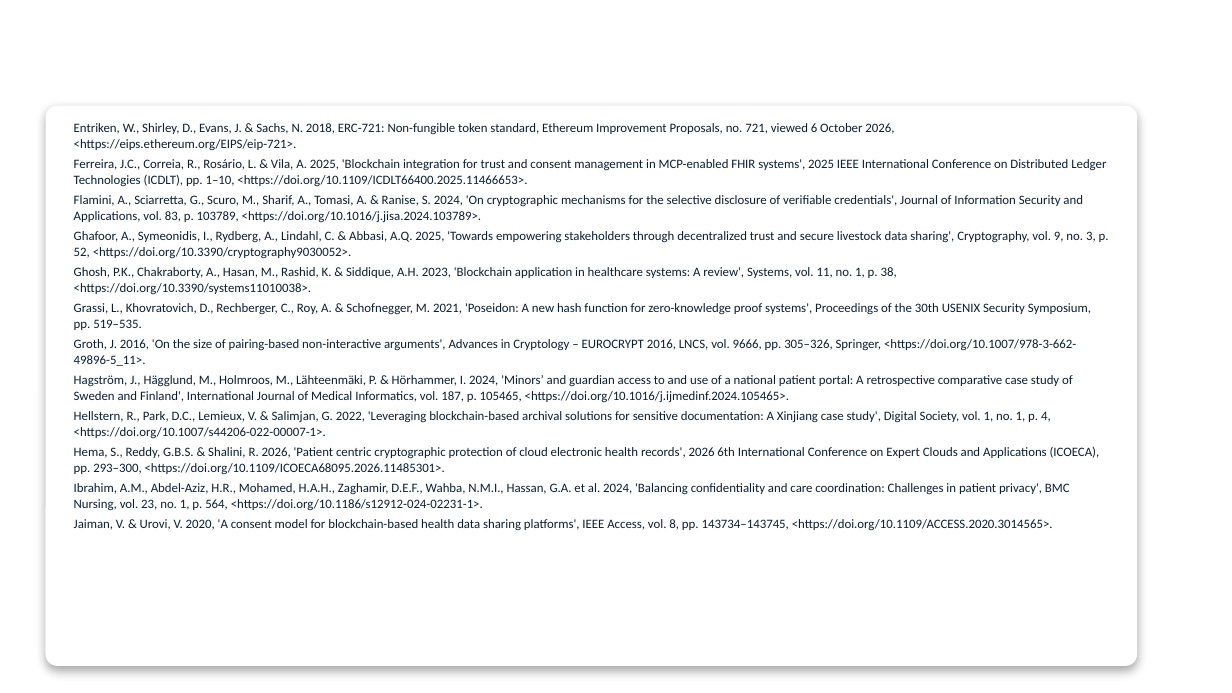
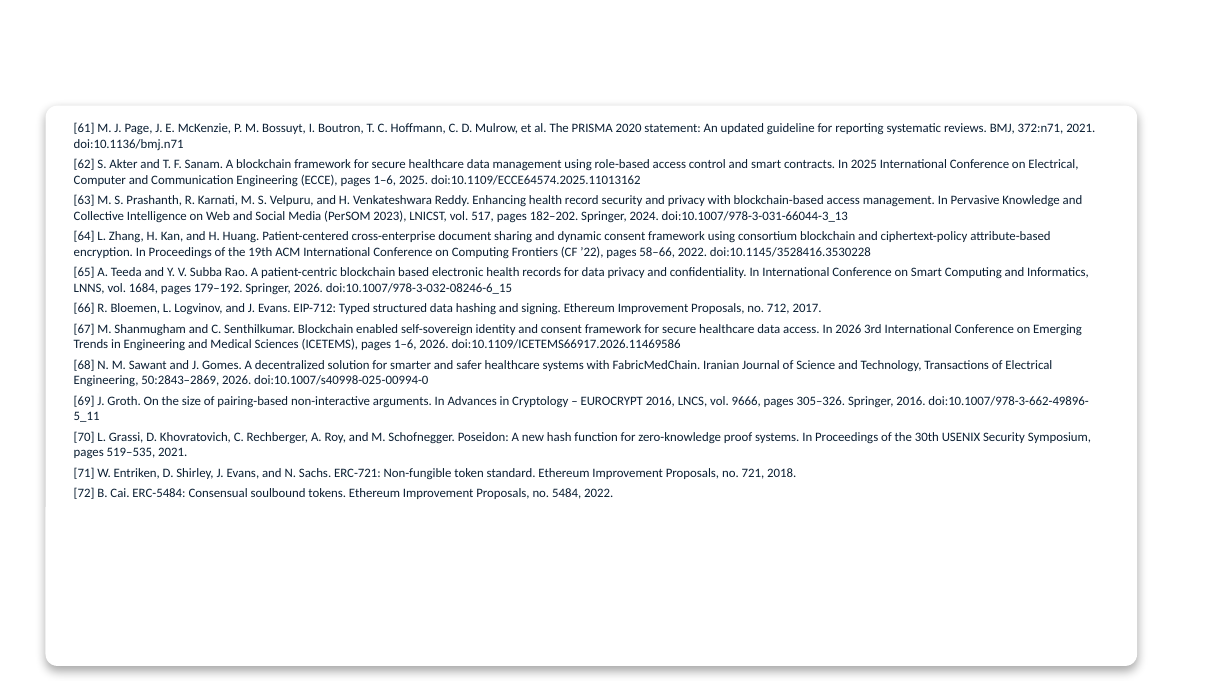
Before and after one commit to yasir12345678900/HealthRWA-Sepolia-Personal-try, a slide deck: slide 45 of docs/Yasir_Candidature_Reassessment_Slides_Simple.pptx (slide 41 before the commit). Drawn at 1232x693 pixels with LibreOffice and Linux fonts; fonts in the diff are those of the drawing; background and template pictures are left out. Boxes give left, top, right and bottom in pixels: in the first picture for what was removed or moved away, otherwise in the second. Text is boxed around its words. In the diff, an @@ line names an element or a change of style, - is before the commit and + after.

```diff
--- a/docs/Yasir_Candidature_Reassessment_Slides_Simple.pptx
+++ b/docs/Yasir_Candidature_Reassessment_Slides_Simple.pptx
@@ text at [74,122,1095,499]: text changed @@
-Entriken, W., Shirley, D., Evans, J. & Sachs, N. 2018, ERC-721: Non-fungible token standard, Ethereum Improvement Proposals, no. 721, viewed 6 October 2026, <https://eips.ethereum.org/EIPS/eip-721>.
-Ferreira, J.C., Correia, R., Rosário, L. & Vila, A. 2025, 'Blockchain integration for trust and consent management in MCP-enabled FHIR systems', 2025 IEEE International Conference on Distributed Ledger Technologies (ICDLT), pp. 1–10, <https://doi.org/10.1109/ICDLT66400.2025.11466653>.
-Flamini, A., Sciarretta, G., Scuro, M., Sharif, A., Tomasi, A. & Ranise, S. 2024, 'On cryptographic mechanisms for the selective disclosure of verifiable credentials', Journal of Information Security and Applications, vol. 83, p. 103789, <https://doi.org/10.1016/j.jisa.2024.103789>.
-Ghafoor, A., Symeonidis, I., Rydberg, A., Lindahl, C. & Abbasi, A.Q. 2025, 'Towards empowering stakeholders through decentralized trust and secure livestock data sharing', Cryptography, vol. 9, no. 3, p. 52, <https://doi.org/10.3390/cryptography9030052>.
-Ghosh, P.K., Chakraborty, A., Hasan, M., Rashid, K. & Siddique, A.H. 2023, 'Blockchain application in healthcare systems: A review', Systems, vol. 11, no. 1, p. 38, <https://doi.org/10.3390/systems11010038>.
-Grassi, L., Khovratovich, D., Rechberger, C., Roy, A. & Schofnegger, M. 2021, 'Poseidon: A new hash function for zero-knowledge proof systems', Proceedings of the 30th USENIX Security Symposium, pp. 519–535.
-Groth, J. 2016, 'On the size of pairing-based non-interactive arguments', Advances in Cryptology – EUROCRYPT 2016, LNCS, vol. 9666, pp. 305–326, Springer, <https://doi.org/10.1007/978-3-662-49896-5_11>.
-Hagström, J., Hägglund, M., Holmroos, M., Lähteenmäki, P. & Hörhammer, I. 2024, 'Minors’ and guardian access to and use of a national patient portal: A retrospective comparative case study of Sweden and Finland', International Journal of Medical Informatics, vol. 187, p. 105465, <https://doi.org/10.1016/j.ijmedinf.2024.105465>.
-Hellstern, R., Park, D.C., Lemieux, V. & Salimjan, G. 2022, 'Leveraging blockchain-based archival solutions for sensitive documentation: A Xinjiang case study', Digital Society, vol. 1, no. 1, p. 4, <https://doi.org/10.1007/s44206-022-00007-1>.
-Hema, S., Reddy, G.B.S. & Shalini, R. 2026, 'Patient centric cryptographic protection of cloud electronic health records', 2026 6th International Conference on Expert Clouds and Applications (ICOECA), pp. 293–300, <https://doi.org/10.1109/ICOECA68095.2026.11485301>.
-Ibrahim, A.M., Abdel-Aziz, H.R., Mohamed, H.A.H., Zaghamir, D.E.F., Wahba, N.M.I., Hassan, G.A. et al. 2024, 'Balancing confidentiality and care coordination: Challenges in patient privacy', BMC Nursing, vol. 23, no. 1, p. 564, <https://doi.org/10.1186/s12912-024-02231-1>.
-Jaiman, V. & Urovi, V. 2020, 'A consent model for blockchain-based health data sharing platforms', IEEE Access, vol. 8, pp. 143734–143745, <https://doi.org/10.1109/ACCESS.2020.3014565>.
+[61] M. J. Page, J. E. McKenzie, P. M. Bossuyt, I. Boutron, T. C. Hoffmann, C. D. Mulrow, et al. The PRISMA 2020 statement: An updated guideline for reporting systematic reviews. BMJ, 372:n71, 2021. doi:10.1136/bmj.n71
+[62] S. Akter and T. F. Sanam. A blockchain framework for secure healthcare data management using role-based access control and smart contracts. In 2025 International Conference on Electrical, Computer and Communication Engineering (ECCE), pages 1–6, 2025. doi:10.1109/ECCE64574.2025.11013162
+[63] M. S. Prashanth, R. Karnati, M. S. Velpuru, and H. Venkateshwara Reddy. Enhancing health record security and privacy with blockchain-based access management. In Pervasive Knowledge and Collective Intelligence on Web and Social Media (PerSOM 2023), LNICST, vol. 517, pages 182–202. Springer, 2024. doi:10.1007/978-3-031-66044-3_13
+[64] L. Zhang, H. Kan, and H. Huang. Patient-centered cross-enterprise document sharing and dynamic consent framework using consortium blockchain and ciphertext-policy attribute-based encryption. In Proceedings of the 19th ACM International Conference on Computing Frontiers (CF ’22), pages 58–66, 2022. doi:10.1145/3528416.3530228
+[65] A. Teeda and Y. V. Subba Rao. A patient-centric blockchain based electronic health records for data privacy and confidentiality. In International Conference on Smart Computing and Informatics, LNNS, vol. 1684, pages 179–192. Springer, 2026. doi:10.1007/978-3-032-08246-6_15
+[66] R. Bloemen, L. Logvinov, and J. Evans. EIP-712: Typed structured data hashing and signing. Ethereum Improvement Proposals, no. 712, 2017.
+[67] M. Shanmugham and C. Senthilkumar. Blockchain enabled self-sovereign identity and consent framework for secure healthcare data access. In 2026 3rd International Conference on Emerging Trends in Engineering and Medical Sciences (ICETEMS), pages 1–6, 2026. doi:10.1109/ICETEMS66917.2026.11469586
+[68] N. M. Sawant and J. Gomes. A decentralized solution for smarter and safer healthcare systems with FabricMedChain. Iranian Journal of Science and Technology, Transactions of Electrical Engineering, 50:2843–2869, 2026. doi:10.1007/s40998-025-00994-0
+[69] J. Groth. On the size of pairing-based non-interactive arguments. In Advances in Cryptology – EUROCRYPT 2016, LNCS, vol. 9666, pages 305–326. Springer, 2016. doi:10.1007/978-3-662-49896-5_11
+[70] L. Grassi, D. Khovratovich, C. Rechberger, A. Roy, and M. Schofnegger. Poseidon: A new hash function for zero-knowledge proof systems. In Proceedings of the 30th USENIX Security Symposium, pages 519–535, 2021.
+[71] W. Entriken, D. Shirley, J. Evans, and N. Sachs. ERC-721: Non-fungible token standard. Ethereum Improvement Proposals, no. 721, 2018.
+[72] B. Cai. ERC-5484: Consensual soulbound tokens. Ethereum Improvement Proposals, no. 5484, 2022.
```
Also in this commit, not shown: 5 other slides changed, 10 other files.
